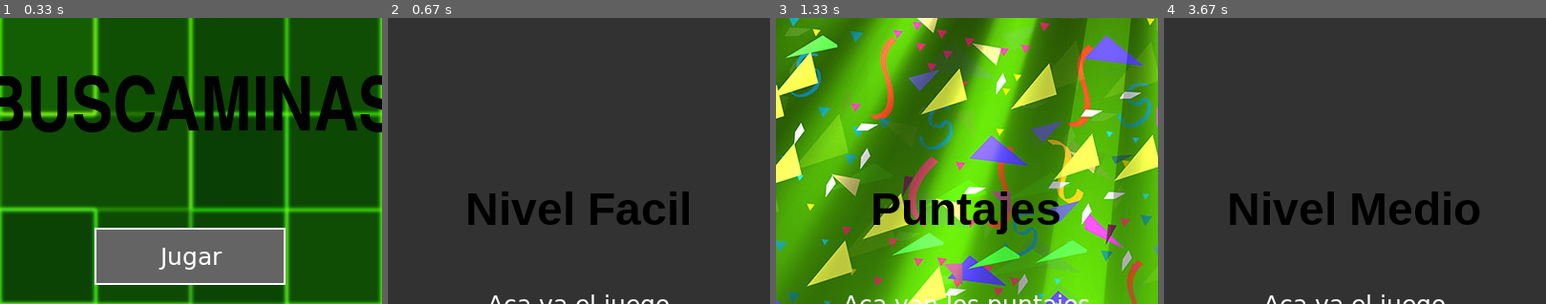
Above: before the commit, frames 1-4 (left to right).
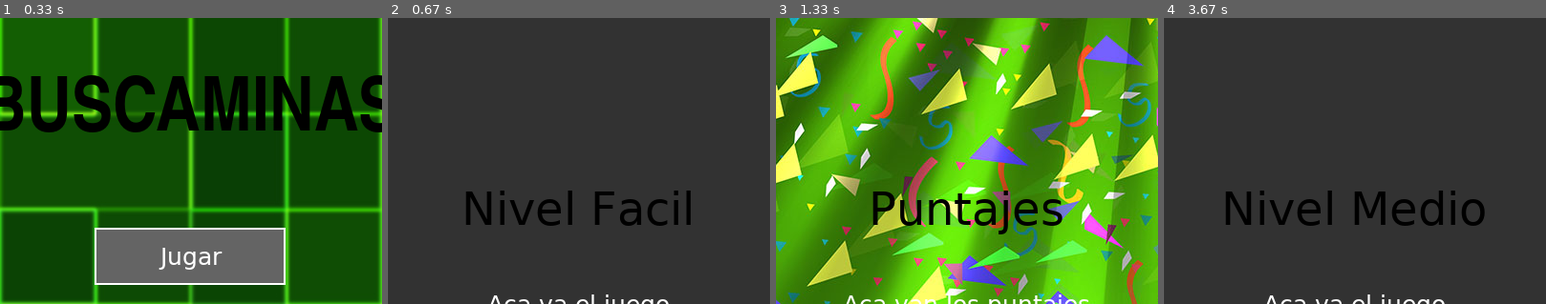
Above: after the commit, the same moments.

Repository: guid0f/PYGAME
Game: pygame game, started from Main.py
The game is run twice, just before and just after one commit, with the same random seed, the same clock (stepped at 60 frames per second) and the same inputs.
Inputs (mouse positions are % of the whole screen's width and height, from its top left):
- Up to frame 1 (0.33 s): no input
- Up to frame 2 (0.67 s): click "Jugar" at 0.38 s
- Up to frame 3 (1.33 s): click "Volver" at 0.72 s; click "Puntajes" at 1.05 s
- Up to frame 4 (3.67 s): click "Volver" at 1.38 s; click "Facil" at 1.72 s; click (45, 76) at 2.05 s; click "Jugar" at 3.38 s
The pictures show only the part of the screen within x 25-75%, y 0-50%; the shares and areas given below are measured in that part.

Frame 1 is identical in both runs. In frame 2, 2.2% of the frame differs, in the area x 20-80%, y 60-73%; in frame 3, 2.3%; in frame 4, 3.2%, in the area x 16-84%, y 60-73%.

Commit message:
Sintaxis

Diff:
--- a/Main.py
+++ b/Main.py
@@ -18,6 +18,7 @@
 
 imagen_fondo = pygame.image.load('Imagenes/Fondo.jpg')
 imagen_fondo_puntajes = pygame.image.load('Imagenes/Puntajes.jpg')
+
 icono = pygame.image.load('Imagenes/Icono.jpg')
 pygame.display.set_icon(icono)
 
@@ -27,7 +28,7 @@
 
 fuente_titulo_grande = pygame.font.SysFont("Impact", 72)
 fuente_texto_boton = pygame.font.SysFont("Verdana", 25)
-fuente_subtitulo_pantalla = pygame.font.SysFont("Arial", 48, bold=True)
+fuente_subtitulo_pantalla = pygame.font.SysFont("Verdana", 48)
 
 # ============================================================================
 # FUNCIONES DE PANTALLAS
